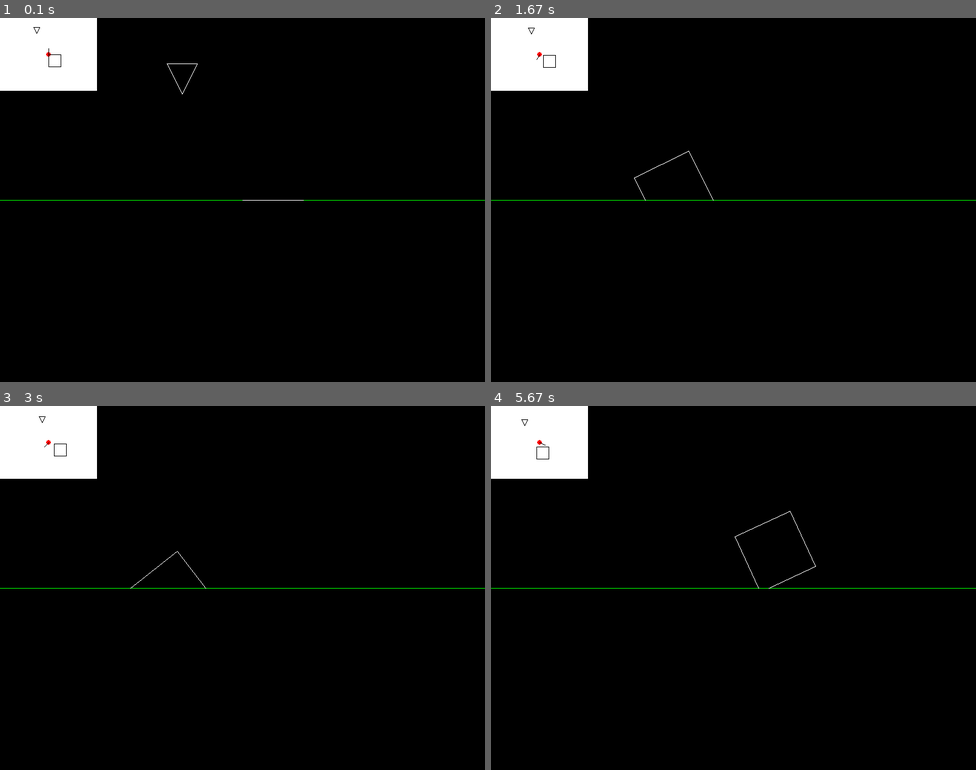
Above: before the commit, frames 1-4 (two rows, left to right).
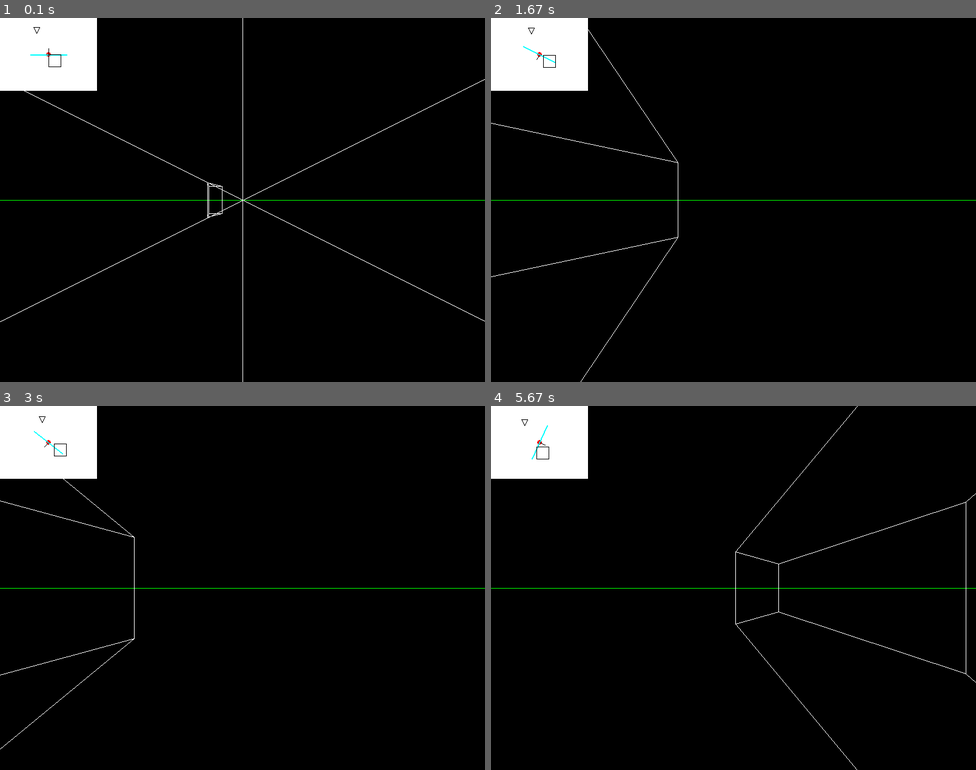
Above: after the commit, the same moments.

Repository: matia6170/Simple3dEngine
Game: pygame game, started from pygametest.py
Same seed, same stepped clock (60 frames per second), same inputs: the game is played once before the commit and once after it.
Inputs:
- Up to frame 1 (0.1 s): no input
- Up to frame 2 (1.67 s): hold Right 0.33-0.8 s; hold Right 0.83-1.3 s; hold D 0.83-1.3 s; hold Left from 1.33 s (still down); hold A from 1.33 s (still down)
- Up to frame 3 (3 s): release Left at 1.87 s; release A at 1.87 s; hold Left 1.9-2.3 s; hold A 1.9-2.3 s; hold Right 2.33-2.97 s; hold D 2.33-2.97 s
- Up to frame 4 (5.67 s): hold Left 3-3.47 s; hold A 3-3.47 s; hold Right 3.5-3.97 s; hold D 3.5-3.97 s; hold Right 4-4.47 s; hold D 4-4.47 s; hold Left 4.5-5.03 s; hold A 4.5-5.03 s; hold Left 5.07-5.47 s; hold A 5.07-5.47 s; hold Right from 5.5 s (still down); hold D from 5.5 s (still down)

The runs differ from the first frame. In frame 1, 0.6% of the frame differs, in the area x 0-100%, y 0-100%; in frame 2, 0.3%; in frame 3, 0.2%; in frame 4, 0.5%.

Commit message:
finished but may need to revise on clipdepth code

Diff:
--- a/objects.py
+++ b/objects.py
@@ -19,7 +19,7 @@
         return Point(self.x - other.x, self.y - other.y)
 
     def __mul__(self, scalar):
-        if not isinstance(scalar, (int)):
+        if not isinstance(scalar, (int, float)):
             raise TypeError("Unsupported operand type for *")
         return Point(self.x * scalar, self.y * scalar)
 
--- a/pygametest.py
+++ b/pygametest.py
@@ -7,16 +7,16 @@
 pygame.init()
 
 # Set up the window
-width = 800
-height = 600
-window = display.set_mode((width, height))
+SCREEN_WIDTH = 800
+SCREEN_HEIGHT = 600
+window = display.set_mode((SCREEN_WIDTH, SCREEN_HEIGHT))
 display.set_caption("3D")
 
 SCALE = 1
 
 # find the center of the screen
-center_x = width // 2
-center_y = height // 2
+center_x = SCREEN_WIDTH // 2
+center_y = SCREEN_HEIGHT // 2
 P_CENTER = Point(center_x, center_y)
 
 # Set up the player
@@ -100,10 +100,18 @@
     return rotate(transformed, player.rotation)
 
 
-def toScreen(point ):
-    transformed = Point(point.x, point.y)
-    transformed *= SCALE
-    transformed += Point(center_x, center_y)
+def toScreen(point):
+
+    if point.y == 0:
+        point.y = 0.0001
+
+    depth = point.y
+
+    depthScale = 1 / depth * 100
+
+    transformed = Point(-point.x, WALLHEIGHT/2)
+    transformed *= depthScale
+    transformed += Point(center_x, 0)
     return transformed
 
 
@@ -131,14 +139,13 @@
     else:
         clipX = top.x + (bottom.x - top.x) * proportion
 
-    return Wall(top, Point(clipX, clipDepth))
+    return Wall(top, Point(clipX, -clipDepth))
 
 
 def findClipWalls(walls, clipDepth=CLIPDEPTH):
     clipWalls = []
 
     # set an offset for the clip depth
-
 
     # loop through walls
     for wall in walls:
@@ -168,14 +175,19 @@
 
 def scaler(value):
     return value//surface_scale
+
+
 def toSurface(point):
     transformed = point-player.pos
     transformed *= SCALE
     transformed += P_CENTER
     return transformed
 
-surface = pygame.Surface((width//surface_scale, height//surface_scale))
-surface_center = Point(width//(surface_scale*2), height//(surface_scale*2))
+
+surface = pygame.Surface(
+    (SCREEN_WIDTH//surface_scale, SCREEN_HEIGHT//surface_scale))
+surface_center = Point(SCREEN_WIDTH//(surface_scale*2),
+                       SCREEN_HEIGHT//(surface_scale*2))
 
 
 surface.fill((255, 255, 255))
@@ -193,7 +205,8 @@
                 (surface_center.x, surface_center.y), scaler(player.radius))
     draw.line(surface, (0, 0, 0),
               (surface_center.x, surface_center.y), (surface_center.x+10*cos(-player.rotation-math.pi/2), surface_center.y+10*sin(-player.rotation-math.pi/2)))
-
+    draw.line(surface, (0, 255, 255), (surface_center.x-30*cos(-player.rotation), surface_center.y-30*sin(-player.rotation)),
+              (surface_center.x+30*cos(-player.rotation), surface_center.y+30*sin(-player.rotation)), width=2)
     # draw line
     for wall in walls:
         scaledWall = Wall(toSurface(wall.start).divide(
@@ -209,7 +222,7 @@
     window.fill((0, 0, 0))
 
     # Draw horizon
-    draw.line(window, (0, 255, 0), (0, center_y), (width, center_y))
+    draw.line(window, (0, 255, 0), (0, center_y), (SCREEN_WIDTH, center_y))
 
     # draw cicle in the cetner of the screen
     # draw.circle(window, (255, 0, 0), (center_x, center_y), 20)
@@ -221,23 +234,23 @@
     for wall in clipWalls:
         w = Wall(toScreen(wall.start), toScreen(wall.end))
 
+        # draw.line(window, (255, 255, 255),
+        #           (w.start.x, w.start.y), (w.end.x, w.end.y))
+
+        # top Edge
         draw.line(window, (255, 255, 255),
-                  (w.start.x, w.start.y), (w.end.x, w.end.y))
-
-        # # top Edge
-        # draw.line(window, (255, 255, 255),
-        #           (w.start.x, center_y-w.start.y), (w.end.x, center_y-w.end.y))
-        # # bottom Edge
-        # draw.line(window, (255, 255, 255),
-        #           (w.start.x, center_y+w.start.y), (w.end.x, center_y+w.end.y))
-
-        # # Vertical Walls
-        # if w.start.y > CLIPDEPTH:
-        #     draw.line(window, (255, 255, 255),
-        #               (w.start.x, center_y-w.start.y), (w.start.x, center_y+w.start.y))
-        # if w.end.y > CLIPDEPTH:
-        #     draw.line(window, (255, 255, 255),
-        #               (w.end.x, center_y-w.end.y), (w.end.x, center_y+w.end.y))
+                  (w.start.x, center_y-w.start.y), (w.end.x, center_y-w.end.y))
+        # bottom Edge
+        draw.line(window, (255, 255, 255),
+                  (w.start.x, center_y+w.start.y), (w.end.x, center_y+w.end.y))
+
+        # Vertical Walls
+        if w.start.y < CLIPDEPTH:
+            draw.line(window, (255, 255, 255),
+                  (w.start.x, center_y-w.start.y), (w.start.x, center_y+w.start.y))
+        if w.end.y < CLIPDEPTH:
+            draw.line(window, (255, 255, 255),
+                  (w.end.x, center_y-w.end.y), (w.end.x, center_y+w.end.y))
 
     updateSurface()
     window.blit(surface, (0, 0))
